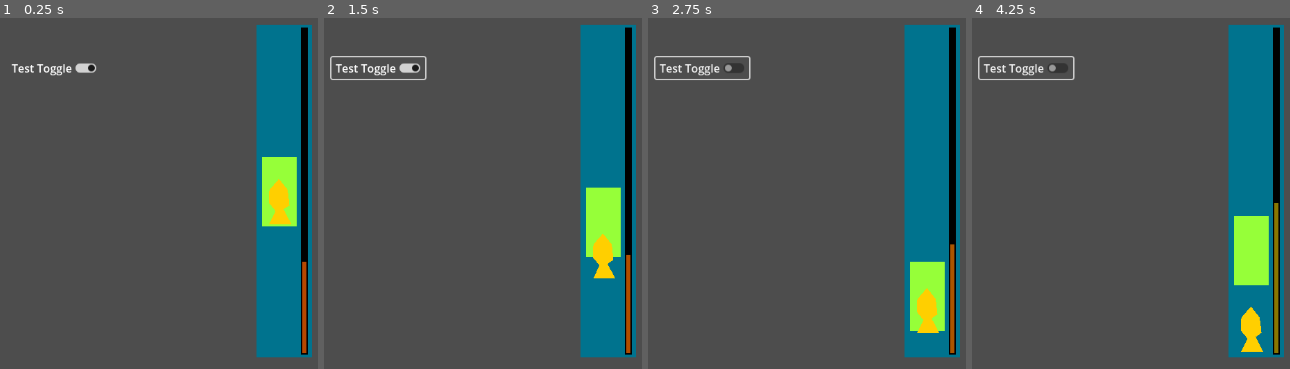
Above: before the commit, frames 1-4 (left to right).
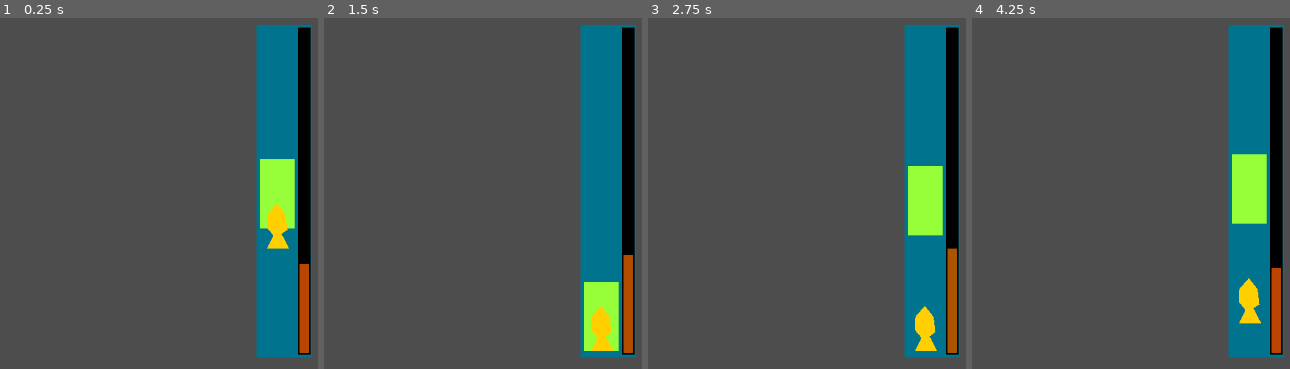
Above: after the commit, the same moments.

Repository: ktosox/fishing_minigame
Game: Godot game, scene res://mini-game/fishing_mini_game.tscn
Same seed, same stepped clock (60 frames per second), same inputs: the game is played once before the commit and once after it. The project has no main scene, so this scene is started directly.
Inputs (mouse positions are in pixels of both pictures, inside the frame that each line leads up to):
- Up to frame 1 (0.25 s): no input
- Up to frame 2 (1.5 s): click (378, 67) at 0.5 s, where only the run before the commit has a clickable "Test Toggle"; click (378, 67) at 1.25 s, where only the run before the commit has a clickable "Test Toggle"
- Up to frame 3 (2.75 s): click (702, 67) at 2 s, where only the run before the commit has a clickable "Test Toggle"
- Up to frame 4 (4.25 s): tap Enter (ui_accept) at 2.75, 3.6, 3.77, 4.07 s; hold Enter (ui_accept) 2.78-3.53 s

The runs differ from the first frame. In frame 1, 3.8% of the frame differs, in the area x 3-98%, y 2-97%; in frame 2, 7.6%; in frame 3, 7.3%; in frame 4, 8.1%, in the area x 1-98%, y 2-97%.

Commit message:
finished up the mini-game

Diff:
--- a/game/mini-game/fishing_mini_game.gd
+++ b/game/mini-game/fishing_mini_game.gd
@@ -6,22 +6,24 @@
 @export var progress_size = Vector2(0,234)
 
 
-@export var starting_progress = 25.0
-@export var max_progress = 100.0
+@export var starting_progress = 50.0
+@export var max_progress = 200.0
 
-@export var gain_speed = 13.0
-@export var loss_speed = 6.0
+@export var gain_speed = 21.0
+@export var loss_speed = 8.0
 
 @export var top_border : Node2D
 @export var bot_border : Node2D
 
 @export var fish : Node2D
-@export var fish_speed = 45
+@export var fish_speed = 190
 var fish_direction = -1
 
 
 @export var catcher : Node2D
 @export var catcher_speed = 20
+@export var catcher_inertia_loss = 8
+@export var catcher_inertia_gain = 20
 var catcher_inertia = 0
 
 
@@ -77,9 +79,9 @@
 
 func move_catcher(delta : float) -> void:
 	if Input.is_action_pressed("ui_accept"):
-		catcher_inertia -= delta * 15.0
+		catcher_inertia -= delta * catcher_inertia_gain
 	else:
-		catcher_inertia += delta * 2.0
+		catcher_inertia += delta * catcher_inertia_loss
 	catcher.position.y += delta * catcher_speed * catcher_inertia
 	if catcher.position.y < bot_border.position.y :
 		catcher_inertia *= -1
@@ -91,25 +93,38 @@
 
 func win_game() -> void:
 	mini_game_ended.emit(true)
+	set_process(false)
 	pass
 
 func lose_game() -> void:
 	mini_game_ended.emit(false)
+	set_process(false)
 	pass
 
 
 func _on_test_win_toggle_toggled(toggled_on: bool) -> void:
 	is_winning = toggled_on
-	pass # Replace with function body.
+	pass
 
 
-func _on_fish_trashing_timer_timeout() -> void:
+func _on_fish_trashing_timer_timeout() -> void: # a timer that makes the fish movement hard to predict
 	if randf()>0.5: # flip a coin
 		fish_direction *= -1 # if heads - flip fish_direction
 
 	if randf()>0.5: # flip another coin
-		fish_speed *= 1.4 # if heads - speed up fish
+		fish_speed *= 1.1 # if heads - speed up fish
 	else:
-		fish_speed *= 0.8# if tails - slow it down
+		fish_speed *= 0.75 # if tails - slow it down
 
-	pass # Replace with function body.
+	pass
+
+
+
+func _on_catcher_area_entered(area: Area2D) -> void:
+	is_winning = true
+	pass
+
+
+func _on_catcher_area_exited(area: Area2D) -> void:
+	is_winning = false
+	pass
--- a/game/mini-game/fishing_mini_game.tscn
+++ b/game/mini-game/fishing_mini_game.tscn
@@ -26,14 +26,16 @@
 modulate = Color(1, 1, 0, 1)
 position = Vector2(29, 0)
 points = PackedVector2Array(0, -234, 0, 234)
-width = 6.0
+width = 14.0
 
 [node name="ProgressBack" type="Line2D" parent="Progress"]
 show_behind_parent = true
 points = PackedVector2Array(0, -236, 0, 236)
+width = 18.0
 default_color = Color(0, 0, 0, 1)
 
 [node name="TestWinToggle" type="CheckButton" parent="."]
+visible = false
 offset_left = -399.0
 offset_top = -193.0
 offset_right = -264.0
@@ -42,9 +44,12 @@
 text = "Test Toggle"
 
 [node name="MovementAxis" type="Marker2D" parent="."]
-position = Vector2(-7, 0)
+position = Vector2(-10, -1)
 
 [node name="Catcher" type="Area2D" parent="MovementAxis"]
+collision_layer = 0
+collision_mask = 16
+monitorable = false
 
 [node name="CollisionShape2D" type="CollisionShape2D" parent="MovementAxis/Catcher"]
 shape = SubResource("RectangleShape2D_gx836")
@@ -55,6 +60,9 @@
 default_color = Color(0.5882353, 1, 0.22352941, 1)
 
 [node name="Fish" type="Area2D" parent="MovementAxis"]
+collision_layer = 16
+collision_mask = 0
+monitoring = false
 
 [node name="Line2D" type="Line2D" parent="MovementAxis/Fish"]
 position = Vector2(3, 11.577972)
@@ -72,8 +80,10 @@
 position = Vector2(0, 200)
 
 [node name="FishTrashingTimer" type="Timer" parent="."]
-wait_time = 3.0
+wait_time = 2.0
 autostart = true
 
 [connection signal="toggled" from="TestWinToggle" to="." method="_on_test_win_toggle_toggled"]
+[connection signal="area_entered" from="MovementAxis/Catcher" to="." method="_on_catcher_area_entered"]
+[connection signal="area_exited" from="MovementAxis/Catcher" to="." method="_on_catcher_area_exited"]
 [connection signal="timeout" from="FishTrashingTimer" to="." method="_on_fish_trashing_timer_timeout"]
